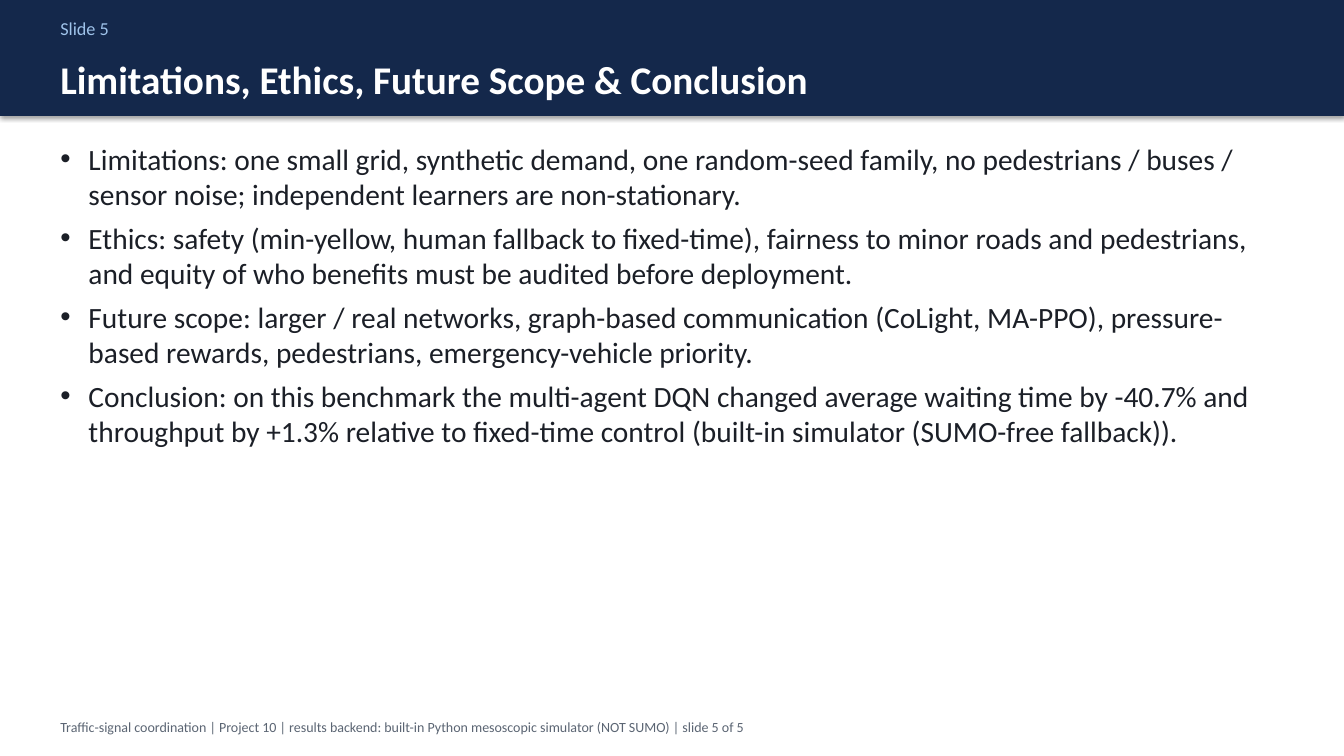
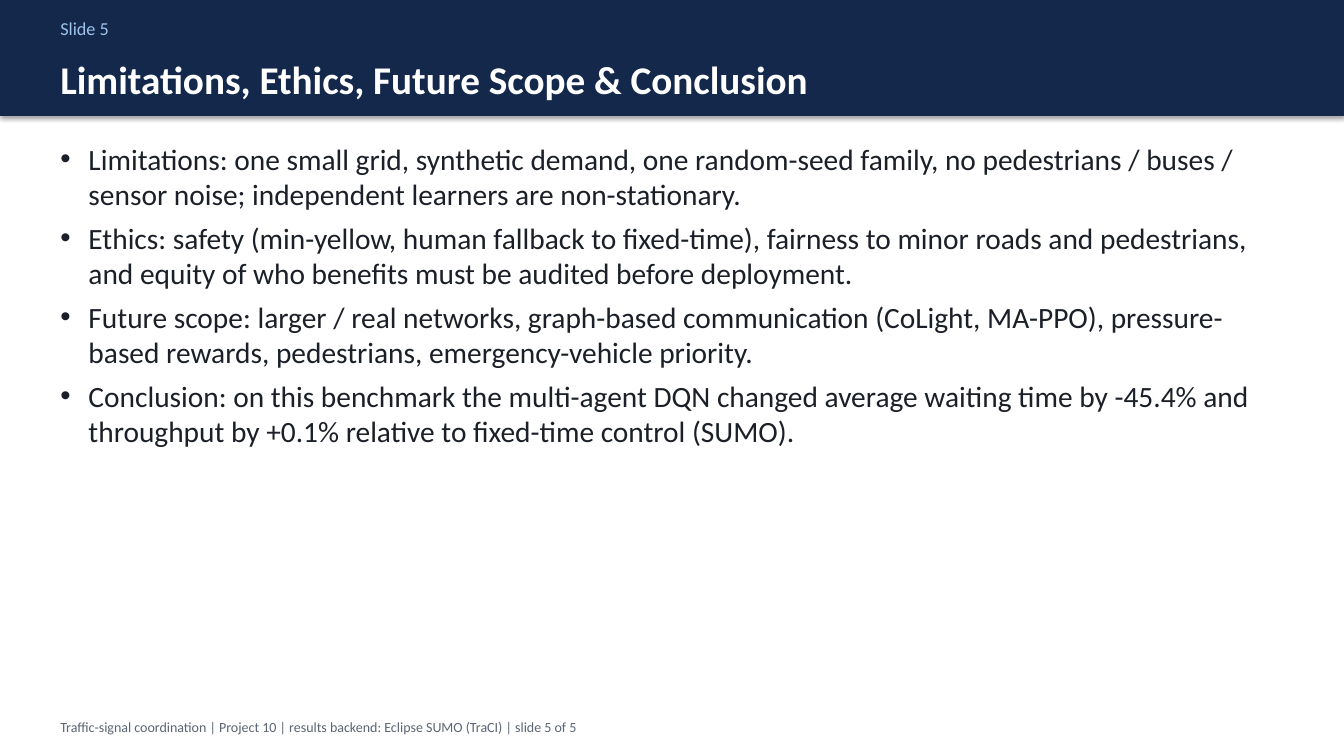
Before and after one commit to sanskrithavaidya/Smart-Traffic-Management-RL, a slide deck: slide 5 of results/Five_Slide_Presentation.pptx. Drawn at 1344x756 pixels with LibreOffice and Linux fonts; fonts in the diff are those of the drawing. Boxes give left, top, right and bottom in pixels: in the first picture for what was removed or moved away, otherwise in the second. Text is boxed around its words. In the diff, an @@ line names an element or a change of style, - is before the commit and + after.

Commit message:
Real SUMO results

```diff
--- a/results/Five_Slide_Presentation.pptx
+++ b/results/Five_Slide_Presentation.pptx
@@ text at box(88, 386, 1248, 447): text changed @@
-• Conclusion: on this benchmark the multi-agent DQN changed average waiting time by -40.7% and throughput by +1.3% relative to fixed-time control (built-in simulator (SUMO-free fallback)).
+• Conclusion: on this benchmark the multi-agent DQN changed average waiting time by -45.4% and throughput by +0.1% relative to fixed-time control (SUMO).
@@ text at box(60, 722, 576, 735): text changed @@
-Traffic-signal coordination | Project 10 | results backend: built-in Python mesoscopic simulator (NOT SUMO) | slide 5 of 5
+Traffic-signal coordination | Project 10 | results backend: Eclipse SUMO (TraCI) | slide 5 of 5
```
Also in this commit, not shown: 4 other slides changed, 20 other files.
